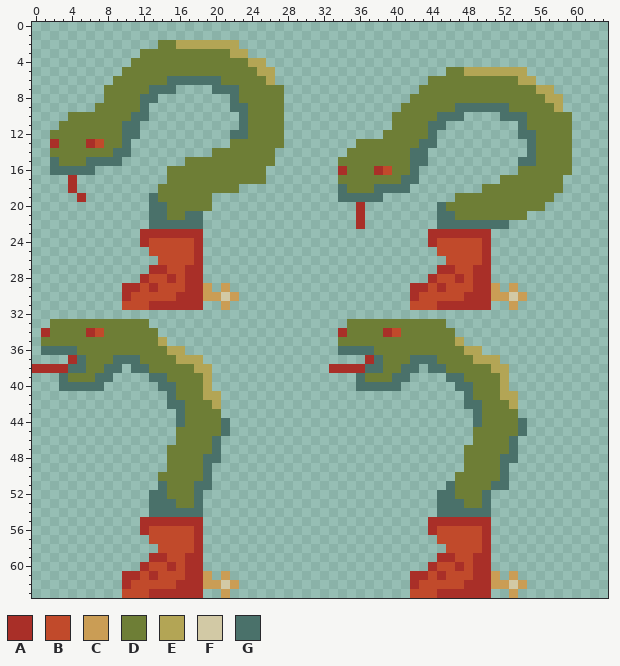
Two states of a pixel-art sprite, Ludum Dare 48/Assets/Art/Characters/Snake/snake-attack.png. The picture above was drawn from the file before the commit.
The file is 64x64 pixels. Colours within 5 levels of each other are drawn and written as one.
Palette (. is transparent): A #a92f28  B #c14a2b  C #ca9d55  D #6e7e36  E #b3a555  F #d2c9a5  G #4a716a
Once edited:
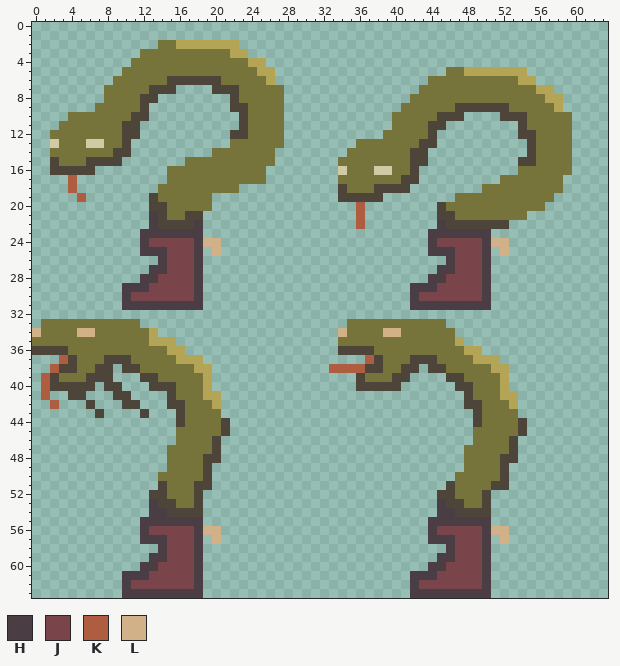
Colours new in this view: H #4b3d44  J #79444a  K #ae5d40  L #d1b187
The edit:
colour D: #6e7e36 -> #77743b
colour G: #4a716a -> #4d4539
y 13: x 2 A -> F; x 6..7 AB -> FF
y 16: x 34 A -> F; x 38..39 AB -> FF
y 17..18: x 4 A -> K
y 19: x 5 A -> K
y 20: x 36 A -> K
y 21: x 13 G -> H; x 36 A -> K
y 22: x 13 G -> H; x 18 G -> H; x 36 A -> K; x 45 G -> H
y 23: x 12..18 AAAAAAA -> HHHHHHH; x 44..50 AAAAAAA -> HHHHHHH
y 24: x 12..20 ABBBBBA.. -> HJJJJJHLL; x 44..52 ABBBBBA.. -> HJJJJJHLL
y 25: x 12..18 .BBBBBA -> HHHJJJH; x 20 . -> L; x 44..50 .BBBBBA -> HHHJJJH; x 52 . -> L
y 26: x 14..18 BBBBA -> HJJJH; x 46..50 BBBBA -> HJJJH
y 27: x 13..18 AABBAA -> HHJJJH; x 45..50 AABBAA -> HHJJJH
y 28: x 12..18 ABBABAA -> HHJJJJH; x 44..50 ABBABAA -> HHJJJJH
y 29: x 10..19 AABABBBAAC -> HHHJJJJJH.; x 21 C -> .; x 42..51 AABABBBAAC -> HHHJJJJJH.; x 53 C -> .
y 30: x 10..22 ABBBBBAAACCFC -> HJJJJJJJH....; x 42..54 ABBBBBAAACCFC -> HJJJJJJJH....
y 31: x 10..18 BBBAAAAAA -> HHHHHHHHH; x 21 C -> .; x 42..50 BBBAAAAAA -> HHHHHHHHH; x 53 C -> .
y 33: x 1 . -> D; x 12 D -> .
y 34: x 0..1 .A -> LD; x 5..7 DAB -> LLD; x 13 D -> E; x 34 A -> L; x 39..40 AB -> LL
y 35: x 0 . -> D; x 13 D -> E; x 15 . -> E
y 36: x 0 . -> G; x 4 G -> D
y 37: x 3..5 .AG -> KGD; x 8 D -> G; x 11 G -> D; x 37 A -> K
y 38: x 0..3 AAAA -> ..KG; x 5 G -> D; x 7 D -> G; x 9..10 G. -> .G; x 12 G -> D; x 33..36 AAAA -> KKKK
y 39: x 1..3 ..G -> KGD; x 6 D -> G; x 12 . -> G; x 14 G -> D
y 40: x 1..2 .. -> KG; x 7..9 G.. -> .GG; x 13 . -> G
y 41: x 1 . -> K; x 4..5 .. -> GG; x 9..10 .. -> GG
y 42: x 2 . -> K; x 6 . -> G; x 10..11 .. -> GG
y 43: x 7 . -> G; x 12 . -> G
y 53: x 13 G -> H; x 45 G -> H
y 54: x 13..14 GG -> HH; x 45..46 GG -> HH
y 55: x 12..18 AAAAAAA -> HHHHHHH; x 44..50 AAAAAAA -> HHHHHHH
y 56: x 12..20 ABBBBBA.. -> HJJJJJHLL; x 44..52 ABBBBBA.. -> HJJJJJHLL
y 57: x 12..18 .BBBBBA -> HHHJJJH; x 20 . -> L; x 44..50 .BBBBBA -> HHHJJJH; x 52 . -> L
y 58: x 14..18 BBBBA -> HJJJH; x 46..50 BBBBA -> HJJJH
y 59: x 13..18 AABBAA -> HHJJJH; x 45..50 AABBAA -> HHJJJH
y 60: x 12..18 ABBABAA -> HHJJJJH; x 44..50 ABBABAA -> HHJJJJH
y 61: x 10..19 AABABBBAAC -> HHHJJJJJH.; x 21 C -> .; x 42..51 AABABBBAAC -> HHHJJJJJH.; x 53 C -> .
y 62: x 10..22 ABBBBBAAACCFC -> HJJJJJJJH....; x 42..54 ABBBBBAAACCFC -> HJJJJJJJH....
y 63: x 10..18 BBBAAAAAA -> HHHHHHHHH; x 21 C -> .; x 42..50 BBBAAAAAA -> HHHHHHHHH; x 53 C -> .
Pixel boxes of the changes (left, top, right, bottom) in both pictures:
changed: (32, 40, 284, 598)
changed: (329, 67, 572, 598)
